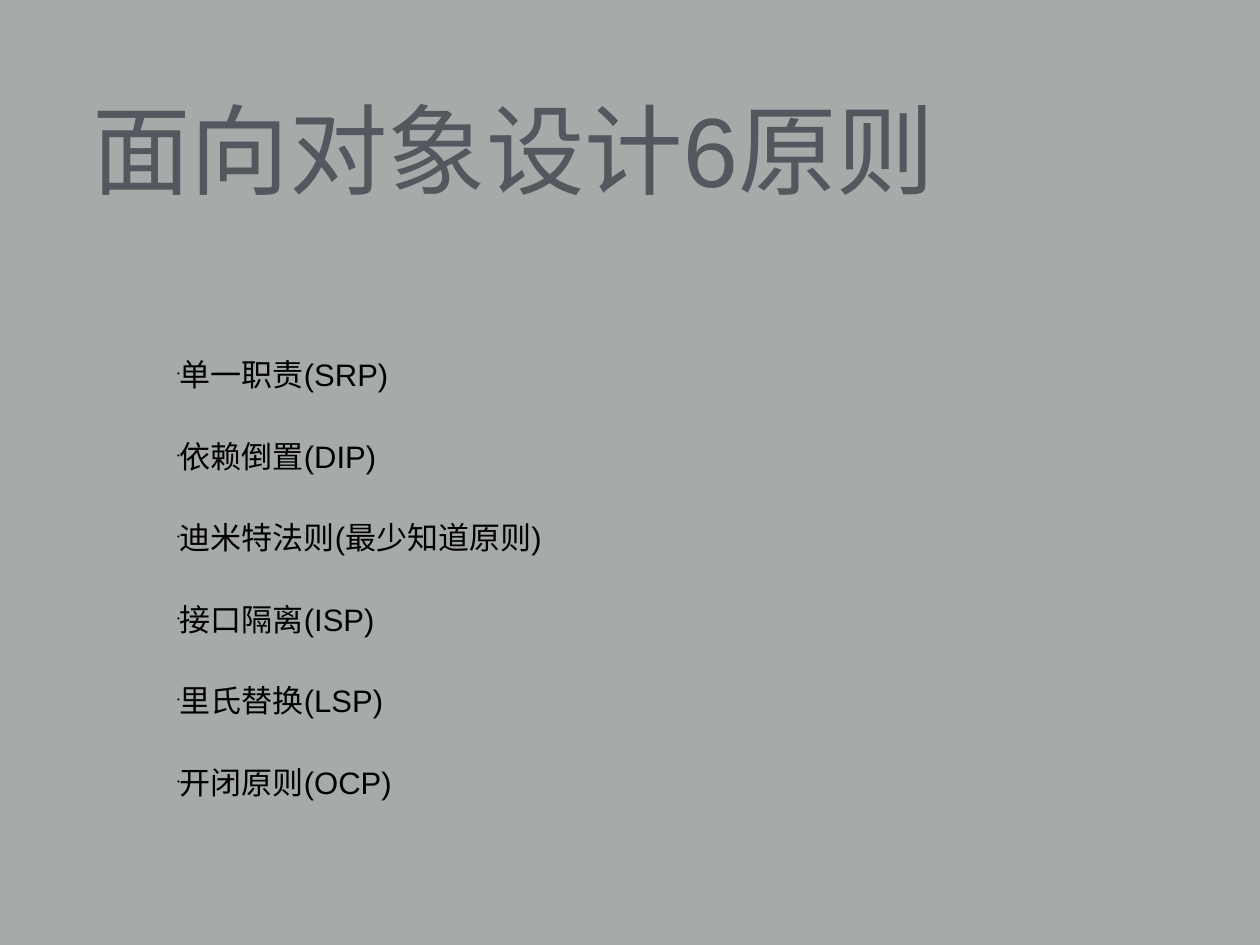
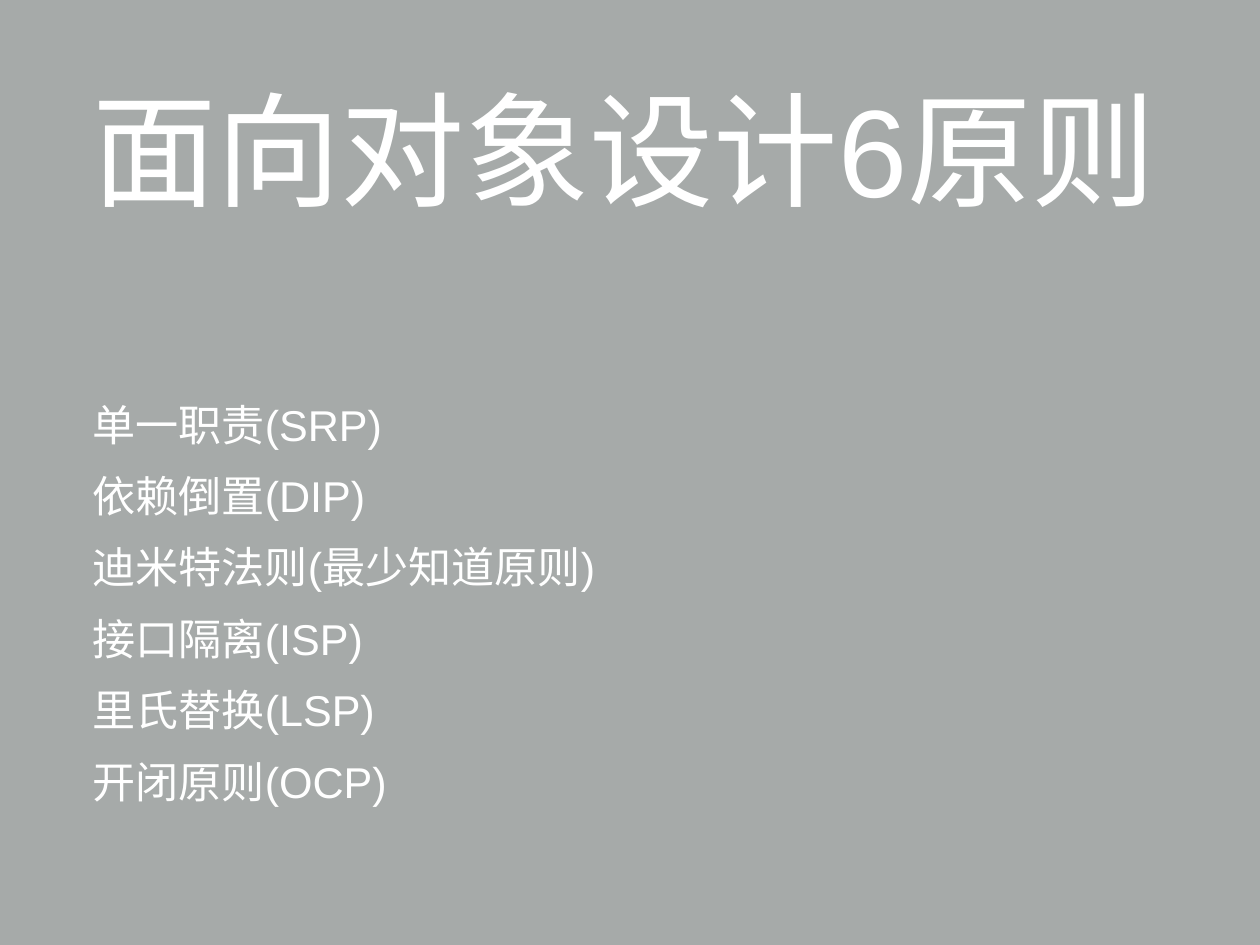
Before and after one commit to universsky/Clean_Code, a slide deck: slide 38 of 整洁的代码与规范_陈光剑2015-8-14.ppt. Drawn at 1260x945 pixels with LibreOffice and Linux fonts; fonts in the diff are those of the drawing. Boxes give left, top, right and bottom in pixels: in the first picture for what was removed or moved away, otherwise in the second. Text is boxed around its words. In the diff, an @@ line names an element or a change of style, - is before the commit and + after.

```diff
--- a/整洁的代码与规范_陈光剑2015-8-14.ppt
+++ b/整洁的代码与规范_陈光剑2015-8-14.ppt
@@ title "面向对象设计6原则" at [92, 92, 1156, 207]: size 80 to 101 pt, text colour #53585F to #FFFFFF @@
@@ text "单一职责(SRP)" at [92, 405, 595, 807]: size 25.2 to 35 pt, text colour #000000 to #FFFFFF; font Arial to Noto Sans CJK SC in "单一职责(SRP)", "依赖倒置(DIP)", "迪米特法则(最少知道原则)", "接口隔离(ISP)" and 2 more places; bullet • to none; line spacing 0.8 to 1; less space between paragraphs @@
```
Also in this commit, not shown: 43 other slides changed, 1 slide added, 1 slide removed, 2 other files.
